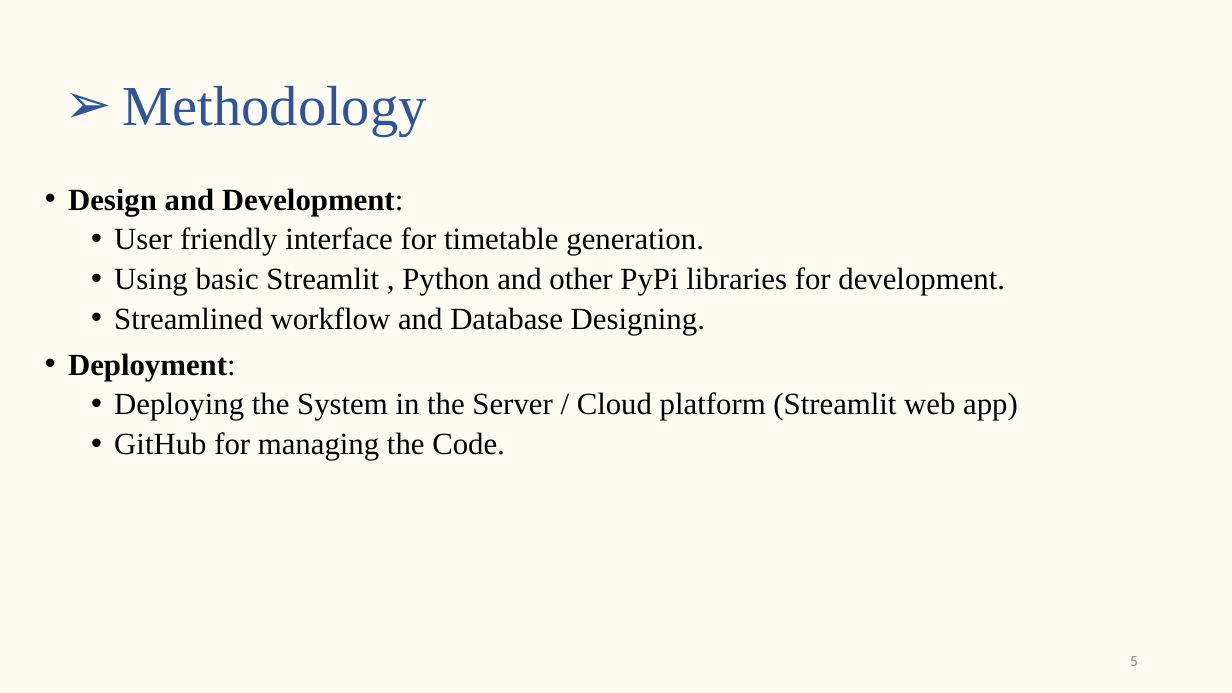
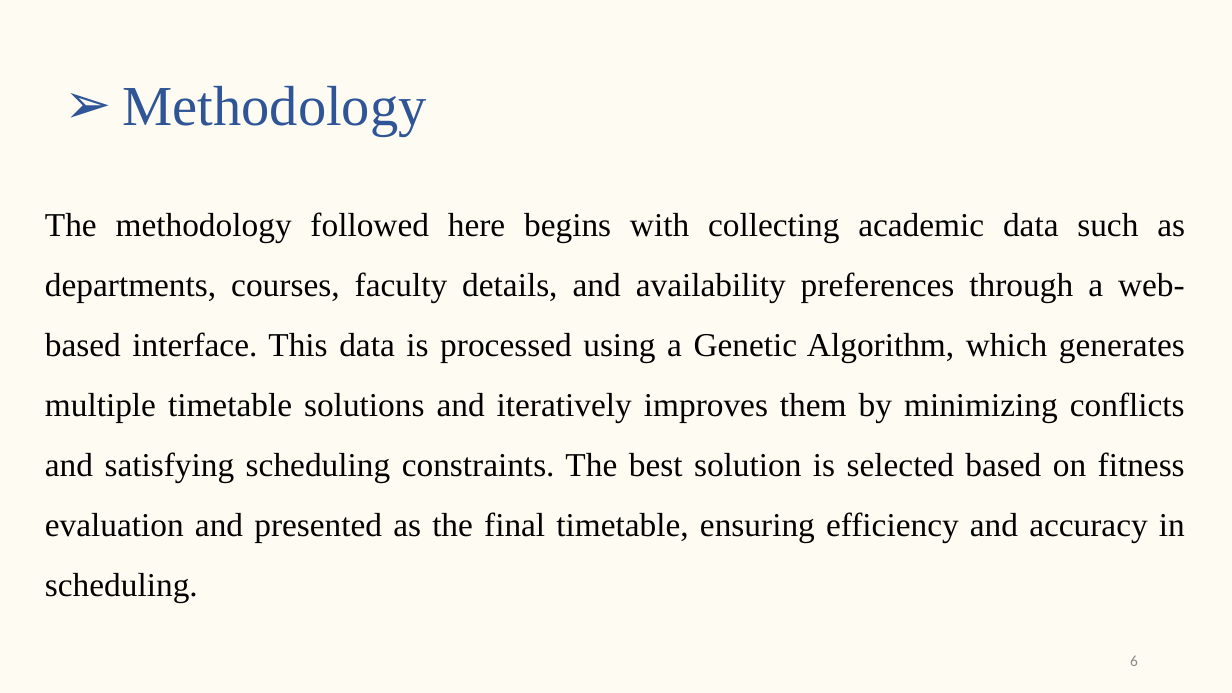
Before and after one commit to gaurav-g-alva/Collection, a slide deck: slide 6 of Project-Complete docs/Synopsis Presentation.pptx (slide 5 before the commit). Drawn at 1232x693 pixels with LibreOffice and Linux fonts; fonts in the diff are those of the drawing. Boxes give left, top, right and bottom in pixels: in the first picture for what was removed or moved away, otherwise in the second. Text is boxed around its words. In the diff, an @@ line names an element or a change of style, - is before the commit and + after.

```diff
--- a/Project-Complete docs/Synopsis Presentation.pptx
+++ b/Project-Complete docs/Synopsis Presentation.pptx
@@ text at box(45, 212, 1185, 603): text changed; size 24 to 26 pt @@
-• Design and Development:
-  • User friendly interface for timetable generation.
-  • Using basic Streamlit , Python and other PyPi libraries for development.
-  • Streamlined workflow and Database Designing.
-• Deployment:
-  • Deploying the System in the Server / Cloud platform (Streamlit web app)
-  • GitHub for managing the Code.
+The methodology followed here begins with collecting academic data such as departments, courses, faculty details, and availability preferences through a web-based interface. This data is processed using a Genetic Algorithm, which generates multiple timetable solutions and iteratively improves them by minimizing conflicts and satisfying scheduling constraints. The best solution is selected based on fitness evaluation and presented as the final timetable, ensuring efficiency and accuracy in scheduling.
@@ page number at box(1130, 655, 1138, 666): text changed @@
-5
+6
```
Also in this commit, not shown: 5 other slides changed, 9 slides added, 2 slides removed, 1 other file.
